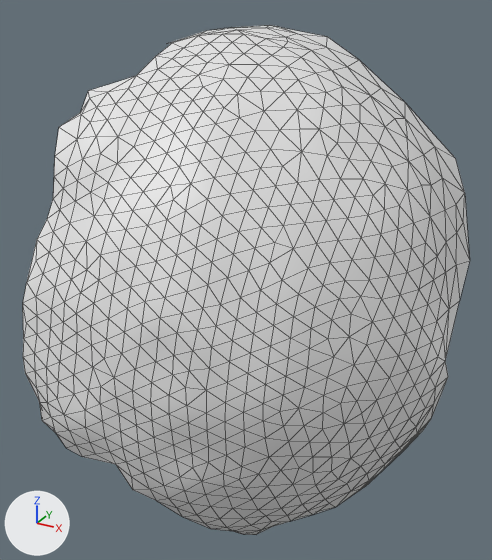
An edit to the OBJ model res/final/onecam_fullvolume/cleanedup/FullVolium.000303.obj, drawn before and after from the same camera.
The view is the same before and after, from a 50 mm camera at (-540.1, 40.0, 239.7) aimed at (-620.7, 186.5, 166.5). The lights are fixed; the arrows at lower left show +X, +Y and +Z. Mesh edges are drawn as thin lines. Where no turn or scale is listed for an object, it has been applied to the vertices.

Objects in the first picture: 'FullVolium.000303'.
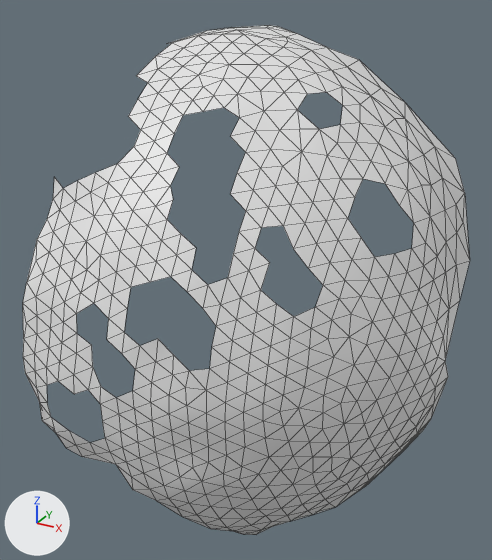
Where the change shows, as pixel boxes [x1, y1, x2, y2] in the pictures (492 x 560 px):
part 1 of me_fullvolium_000303, deleted: before [47, 76, 414, 443]
part 2 of me_fullvolium_000303, deleted: before [283, 28, 359, 60]

Diff of the bpy script that builds the scene:
```diff
--- a/res/final/onecam_fullvolume/cleanedup/FullVolium.000303.obj.py
+++ b/res/final/onecam_fullvolume/cleanedup/FullVolium.000303.obj.py
@@ me_fullvolium_000303 @@
 # used by ob_fullvolium_000303; location = (0.0, 0.0, 0.0)
 # verts and faces of me_fullvolium_000303; kept vertices keep their numbers, new ones are numbered from 573
 # before: 392 (-616.0, 223.9, 222.9) at pixel (326, 47), 393 (-626.6, 227.4, 225.9) at pixel (297, 33), 398 (-610.2, 234.5, 219.0) at pixel (359, 59), 400 (-622.5, 240.0, 224.4) at pixel (327, 36), 561 (-638.1, 232.5, 227.6) at pixel (269, 25)
-me_fullvolium_000303.from_pydata(...)  # 573 vertices, 1099 faces; spans x -657.1..-567.9, y 135.3..242.1, z 95.8..227.7
+me_fullvolium_000303.from_pydata(...)  # 516 vertices, 906 faces; spans x -654.1..-567.9, y 135.8..242.1, z 95.8..227.7
+# me_fullvolium_000303 part 1
+# 56 vertices are removed from x -657.1..-581.0, y 135.3..190.3, z 145.9..216.5
+# 190 faces are deleted
+# me_fullvolium_000303 part 2
+delete_vertices([400])  # with the faces that use them
```
